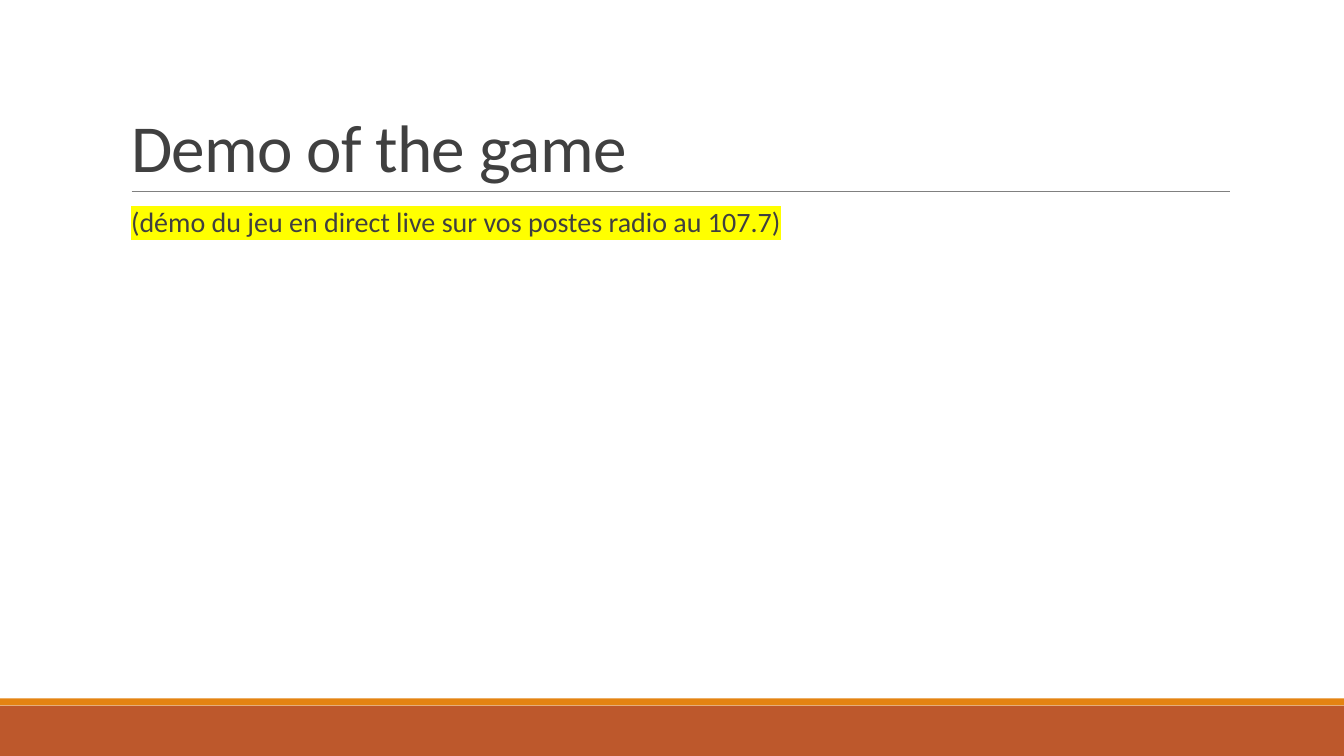
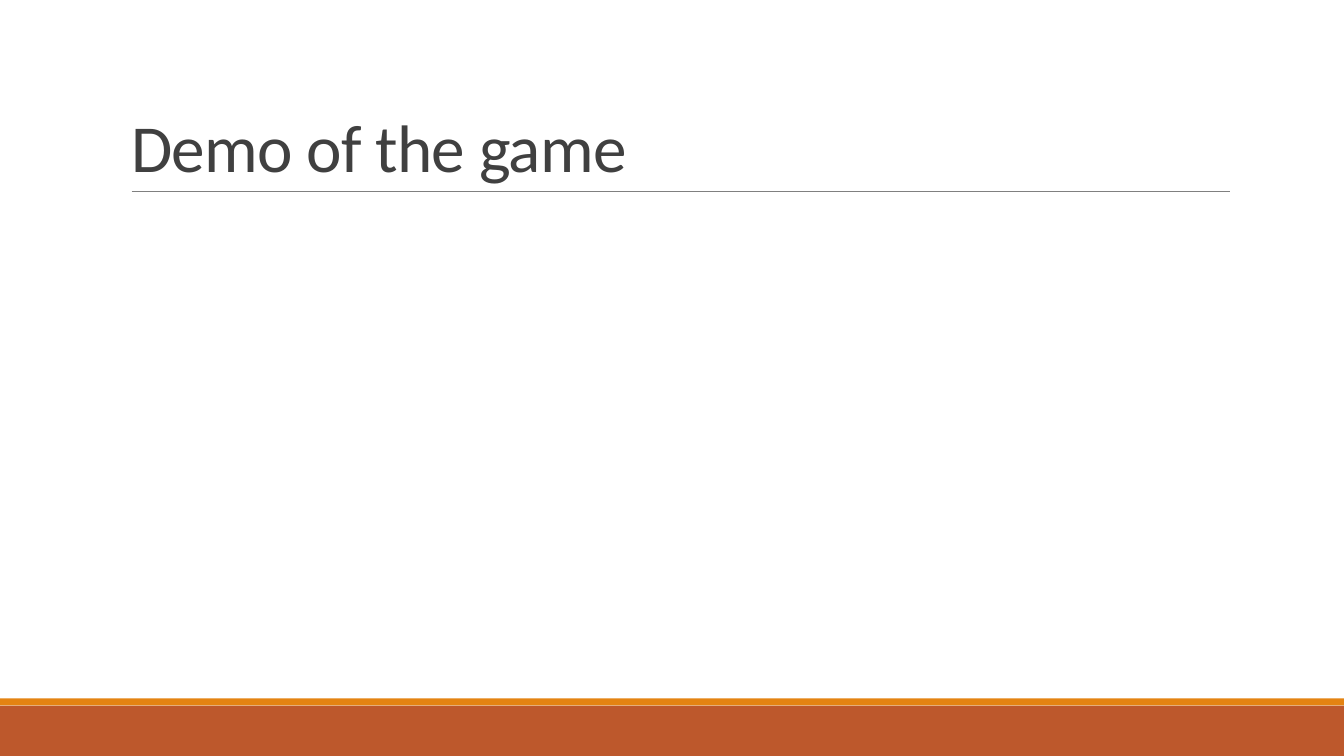
Before and after one commit to Studisys/Lorann-Java-Project----Exia-CESI-A1, a slide deck: slide 14 of Deliverables/Lorann - PowerPoint.pptx. Drawn at 1344x756 pixels with LibreOffice and Linux fonts; fonts in the diff are those of the drawing. Boxes give left, top, right and bottom in pixels: in the first picture for what was removed or moved away, otherwise in the second. Text is boxed around its words. In the diff, an @@ line names an element or a change of style, - is before the commit and + after.

Commit message:
PPTX FINAL

```diff
--- a/Deliverables/Lorann - PowerPoint.pptx
+++ b/Deliverables/Lorann - PowerPoint.pptx
@@ text removed at (x1=131, y1=211, x2=780, y2=237) @@
-  (démo du jeu en direct live sur vos postes radio au 107.7)
```
Also in this commit, not shown: 1 other slide changed.
